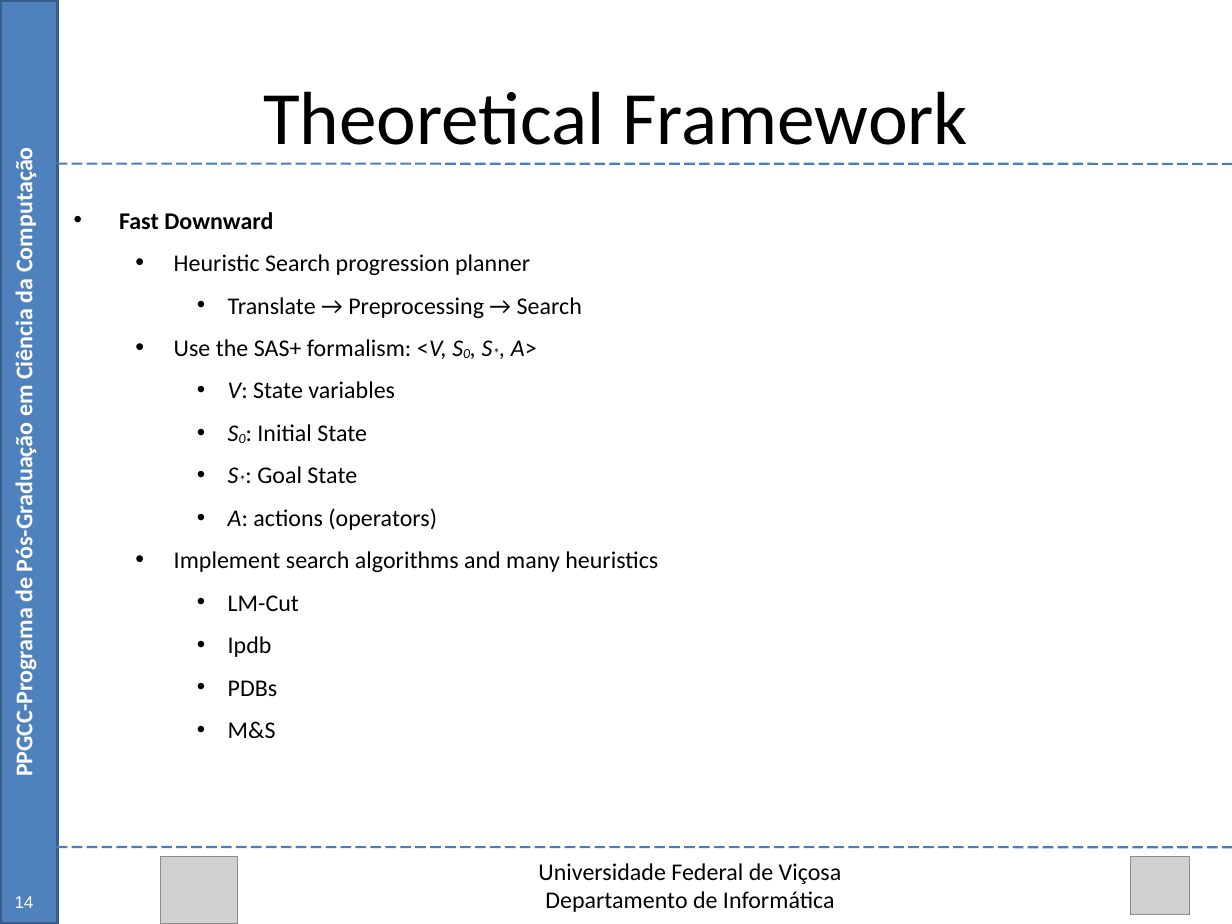
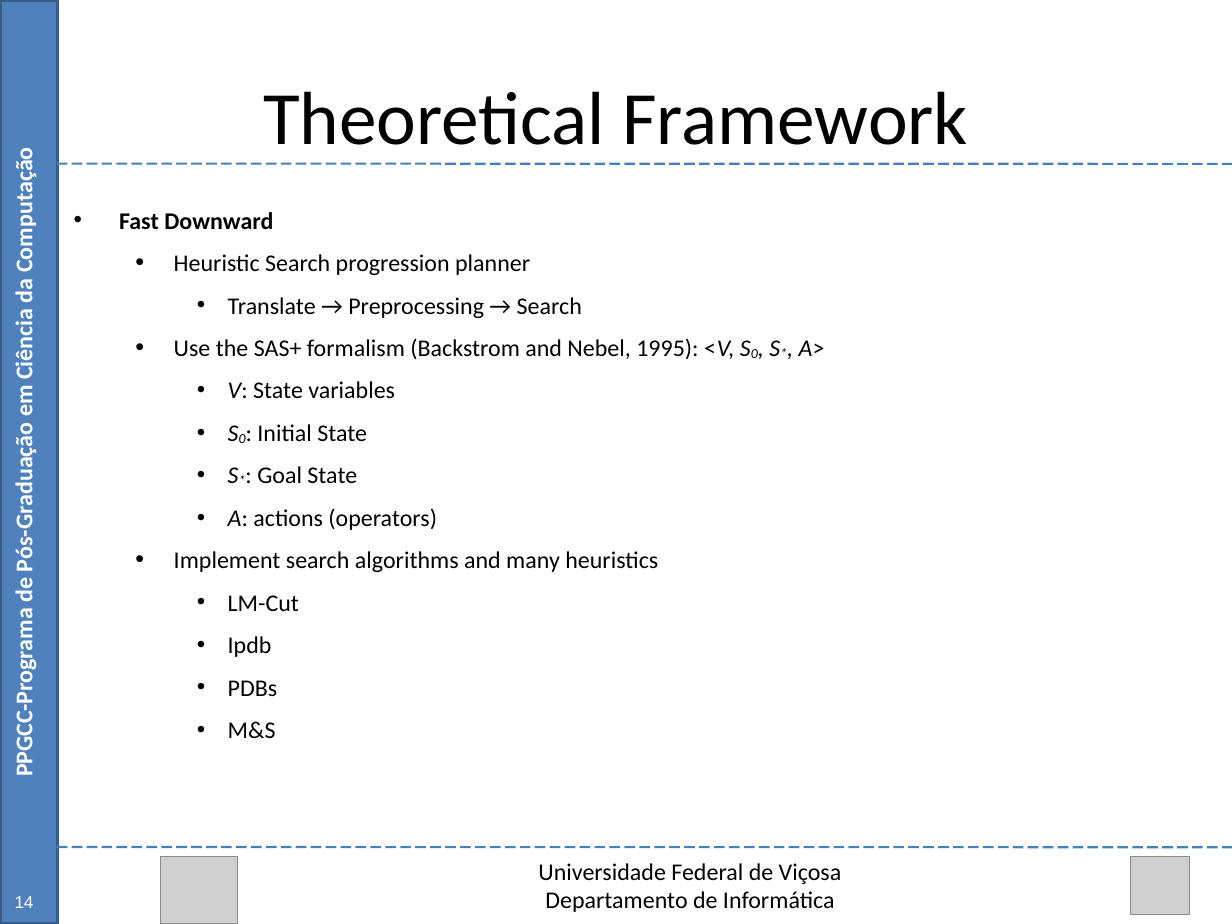
Before and after one commit to Marvinsky/research-marvin, a slide deck: slide 14 of latex/odp/selection heuristics.odp. Drawn at 1232x924 pixels with LibreOffice and Linux fonts; fonts in the diff are those of the drawing; grey boxes stand for pictures. Boxes give left, top, right and bottom in pixels: in the first picture for what was removed or moved away, otherwise in the second. Text is boxed around its words. In the diff, an @@ line names an element or a change of style, - is before the commit and + after.

```diff
--- a/latex/odp/selection heuristics.odp
+++ b/latex/odp/selection heuristics.odp
@@ text at (x1=174, y1=338, x2=825, y2=359): text changed @@
-  • Use the SAS+ formalism: <V, S0, S*, A>
+  • Use the SAS+ formalism (Backstrom and Nebel, 1995): <V, S0, S*, A>
```
Also in this commit, not shown: 8 other slides changed, 2 slides added, 8 other files.
